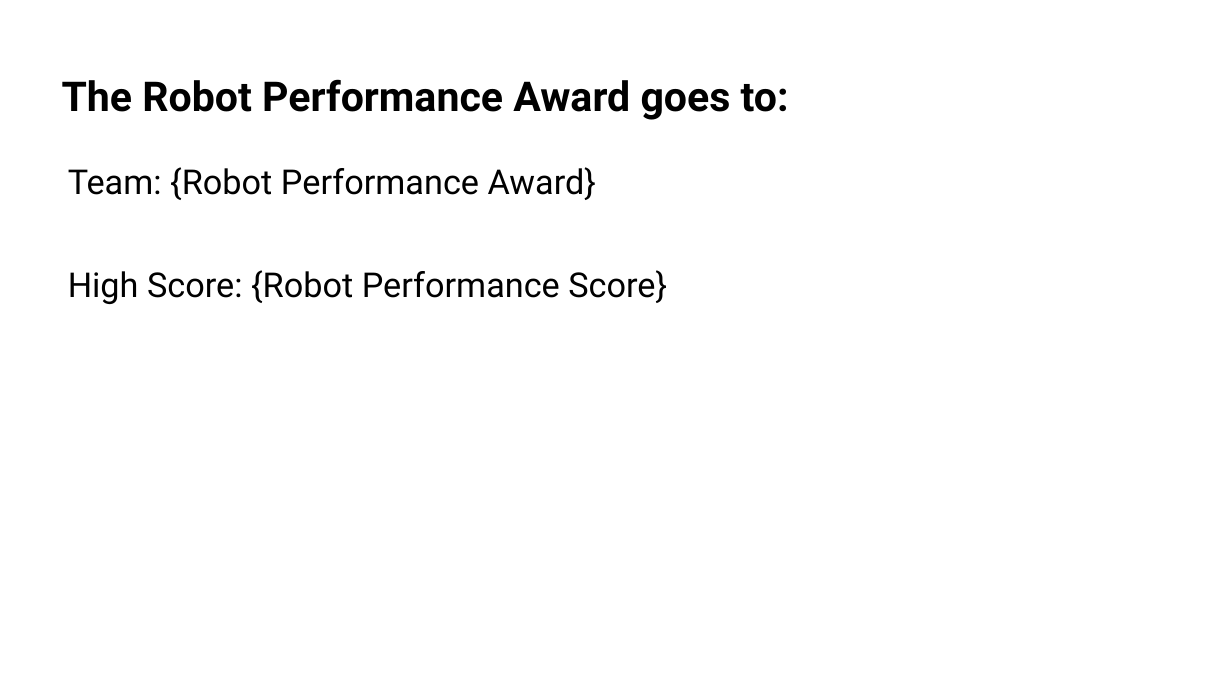
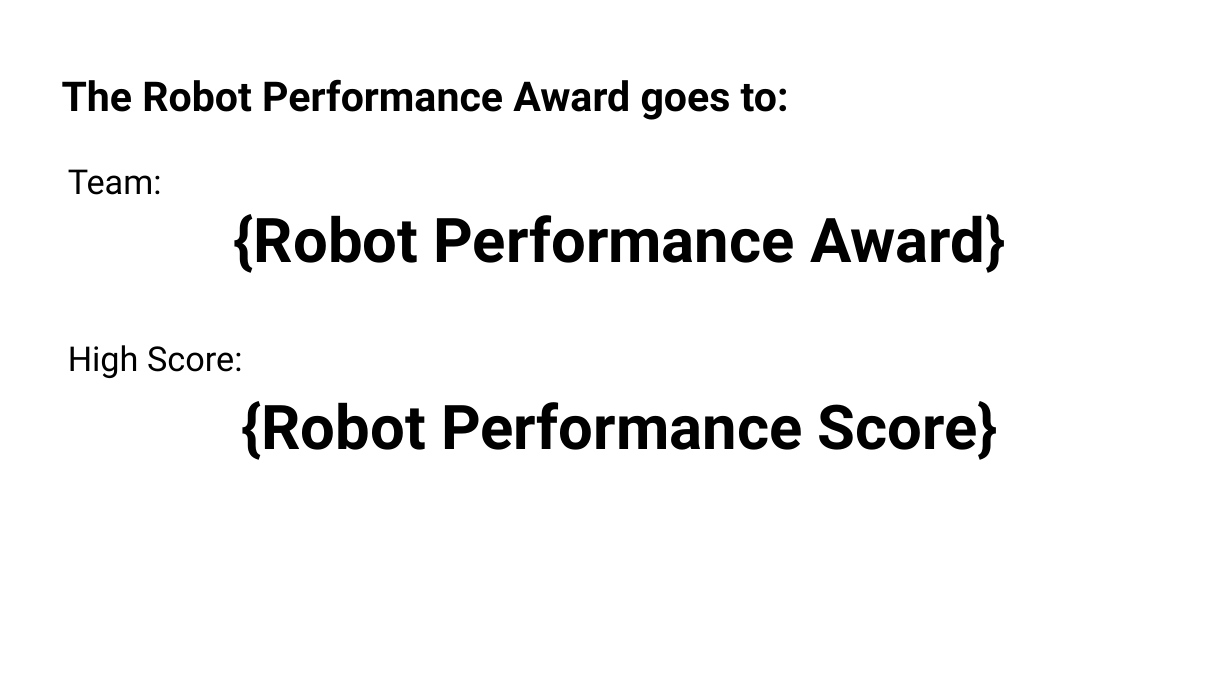
Before and after one commit to bpmerkel/FLLSlides, a slide deck: slide 24 of Api/Templates/Awards Ceremony.pptx. Drawn at 1232x693 pixels with LibreOffice and Linux fonts; fonts in the diff are those of the drawing; background and template pictures are left out. Boxes give left, top, right and bottom in pixels: in the first picture for what was removed or moved away, otherwise in the second. Text is boxed around its words. In the diff, an @@ line names an element or a change of style, - is before the commit and + after.

```diff
--- a/Api/Templates/Awards Ceremony.pptx
+++ b/Api/Templates/Awards Ceremony.pptx
@@ text at (68,169,1006,460): text changed; size 20 to 36 pt; bold on @@
-Team: {Robot Performance Award}
-High Score: {Robot Performance Score}
+Team:
+{Robot Performance Award}
+High Score:
+{Robot Performance Score}
```
Also in this commit, not shown: 11 other slides changed, 1 other file.
